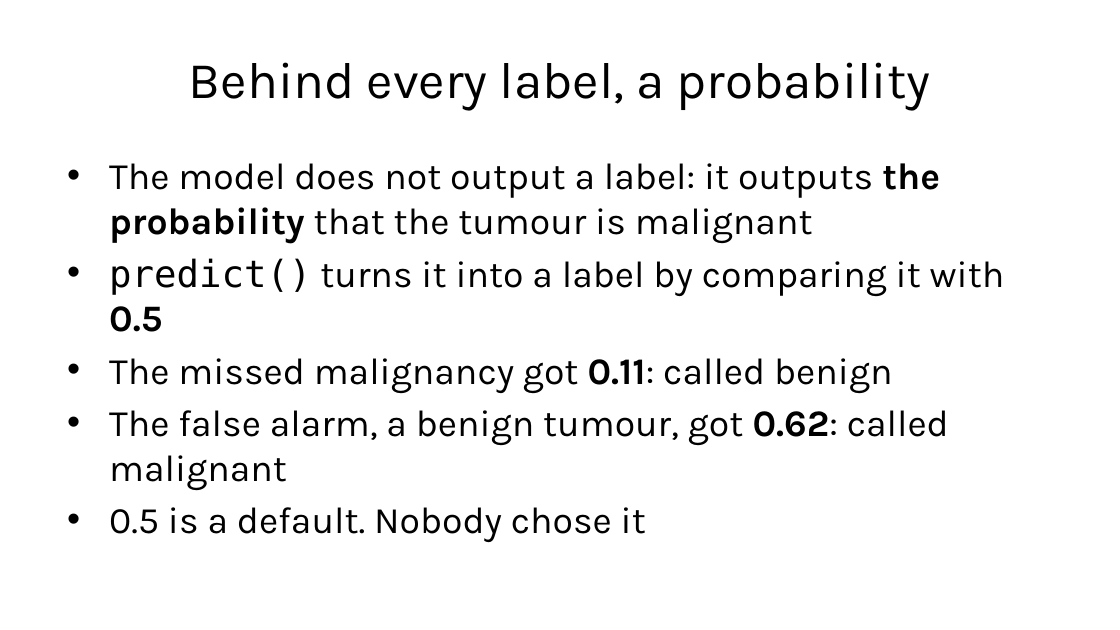
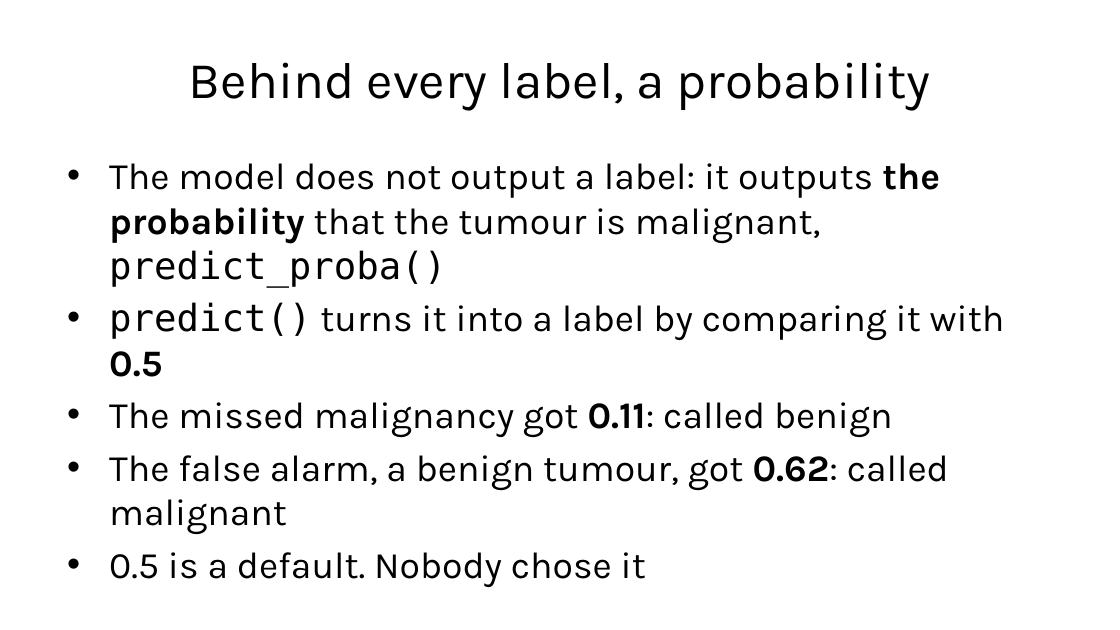
Before and after one commit to fabioantonini/technologies-for-artificial-intelligence, a slide deck: slide 55 of Lessons/01_introduction_and_workflow/Slides/introduction_and_workflow_slides.pptx. Drawn at 1120x630 pixels with LibreOffice and Linux fonts; fonts in the diff are those of the drawing; background and template pictures are left out. Boxes give left, top, right and bottom in pixels: in the first picture for what was removed or moved away, otherwise in the second. Text is boxed around its words. In the diff, an @@ line names an element or a change of style, - is before the commit and + after.

```diff
--- a/Lessons/01_introduction_and_workflow/Slides/introduction_and_workflow_slides.pptx
+++ b/Lessons/01_introduction_and_workflow/Slides/introduction_and_workflow_slides.pptx
@@ text at [109,163,940,287]: text changed @@
-• The model does not output a label: it outputs the probability that the tumour is malignant
+• The model does not output a label: it outputs the probability that the tumour is malignant, predict_proba()
```
Also in this commit, not shown: 9 other slides changed, 2 slides added, 2 slides removed, 6 other files.
